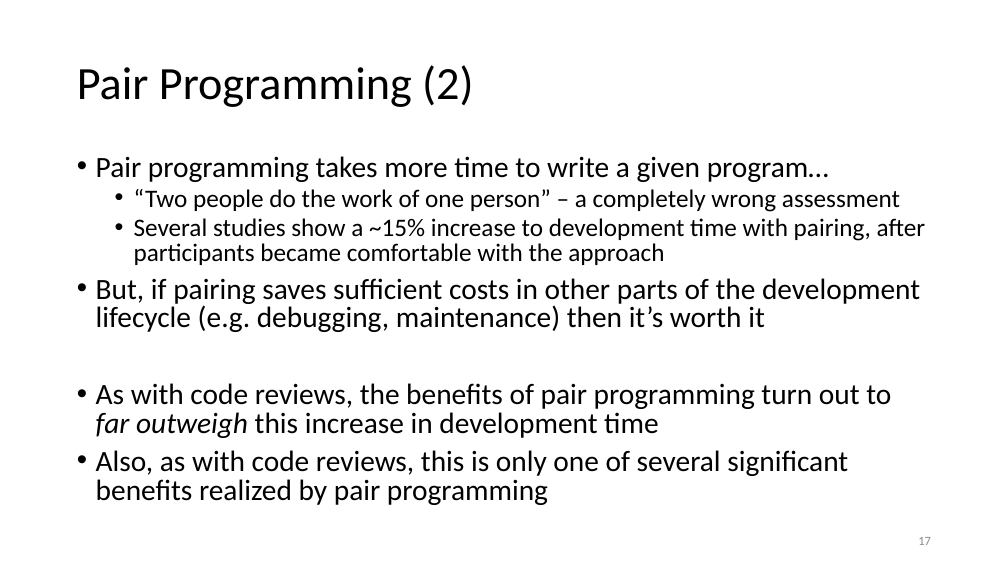
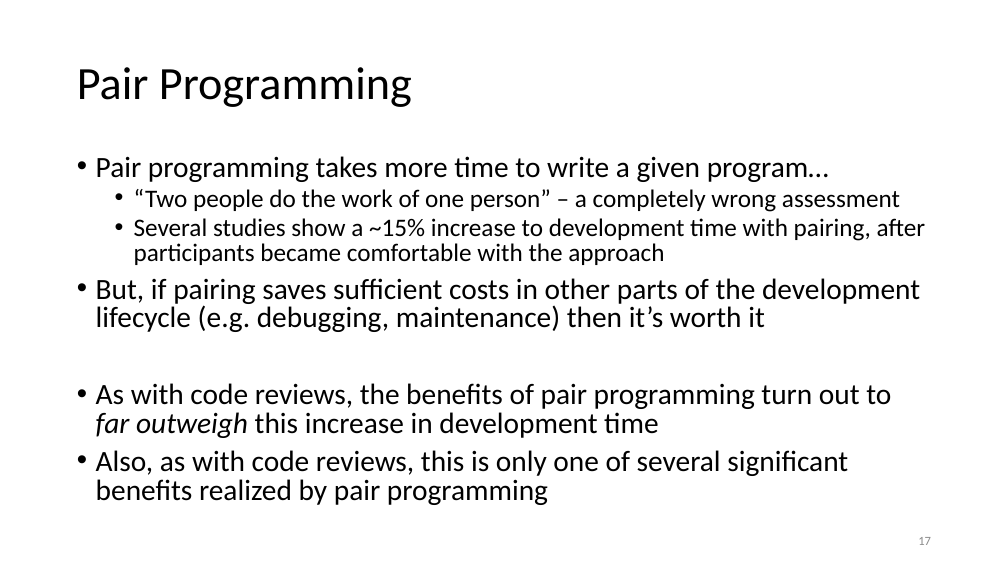
Before and after one commit to birajnp/Code-Review, a slide deck: slide 17 of presentations/CollaborativeConstruction.pptx. Drawn at 1008x567 pixels with LibreOffice and Linux fonts; fonts in the diff are those of the drawing. Boxes give left, top, right and bottom in pixels: in the first picture for what was removed or moved away, otherwise in the second. Text is boxed around its words. In the diff, an @@ line names an element or a change of style, - is before the commit and + after.

```diff
--- a/presentations/CollaborativeConstruction.pptx
+++ b/presentations/CollaborativeConstruction.pptx
@@ title at (x1=77, y1=67, x2=412, y2=107): text changed @@
-Pair Programming (2)
+Pair Programming
```
Also in this commit, not shown: 2 other slides changed, 1 other file.
